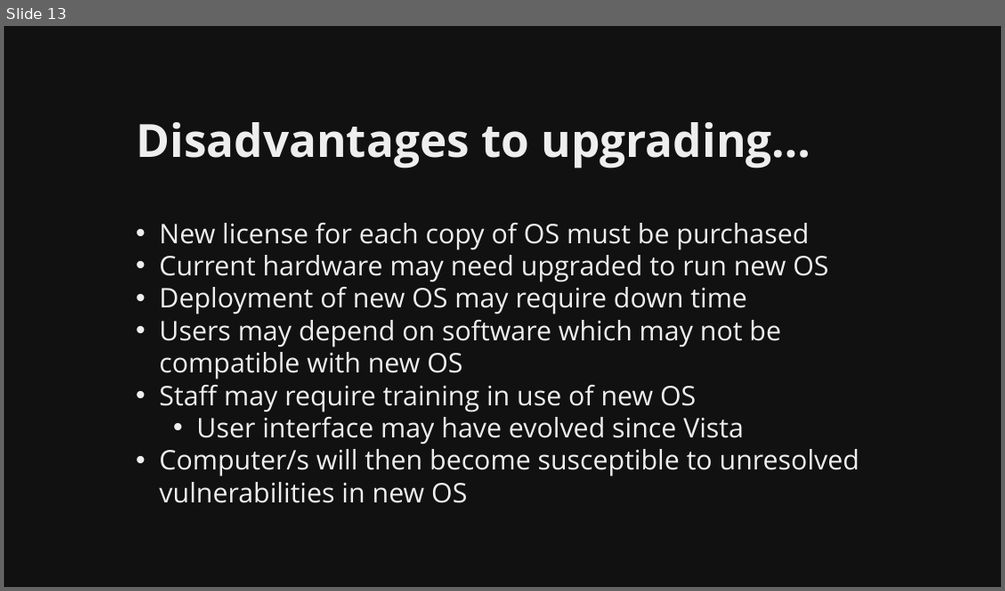
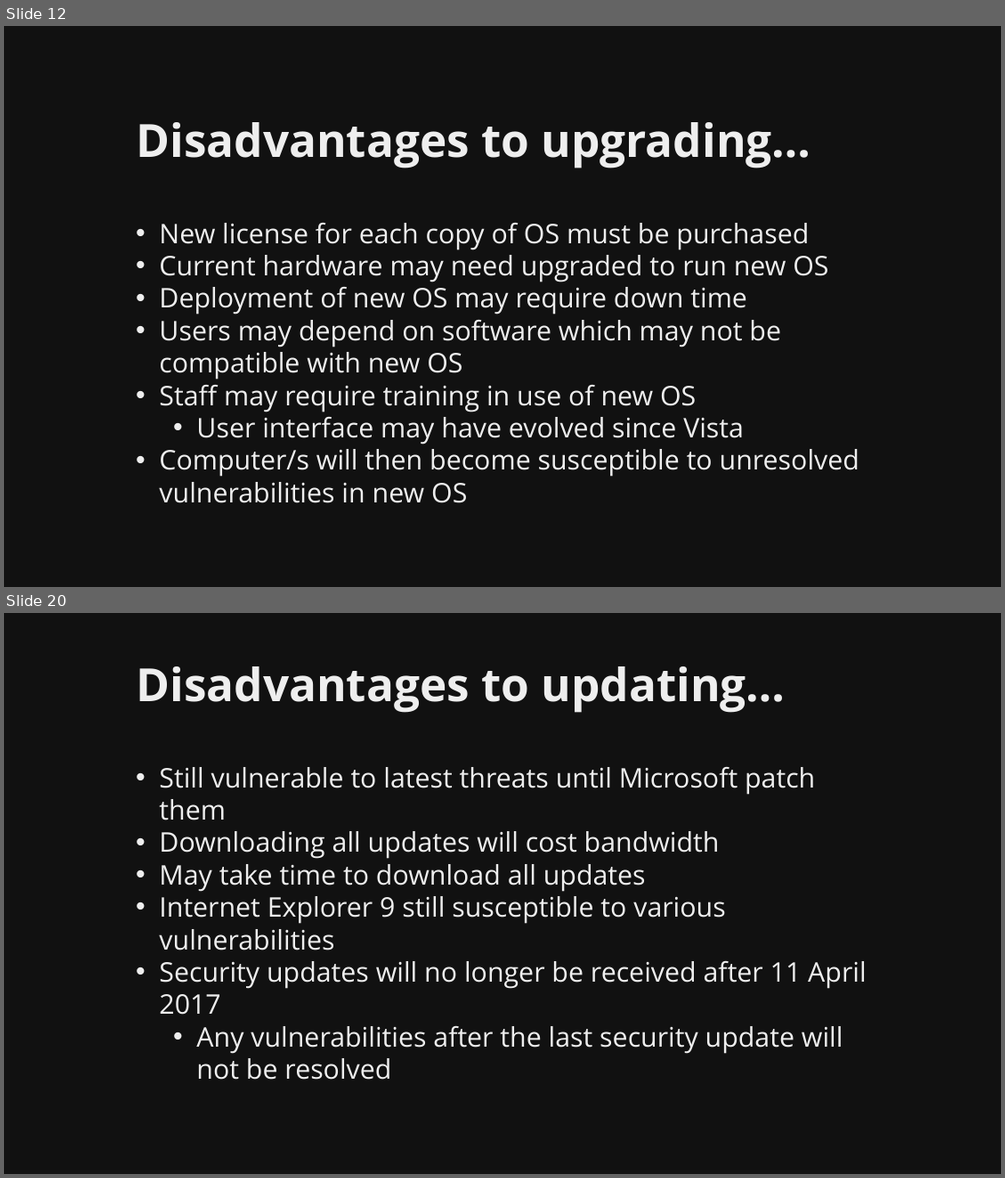
Before and after one commit to martymcflywa/ecu, a slide deck: year_1/sem_2/CSI1101_computer_security/0b_assignment_2_[22MAY15_0900]/dev/CSI1101_PONCE_A2_v01.pptx. Shown one above the other, each under a label of ours: slide 13 before the commit, slides 12 and 20 after it; the slides between them are not shown. The pictures are 1005x591 and 1005x1178 pixels, drawn with LibreOffice and Linux fonts; fonts in the diff are those of the drawing. Boxes give left, top, right and bottom in pixels: in the first picture for what was removed or moved away, otherwise in the second. Text is boxed around its words. In the diff, an @@ line names an element or a change of style, - is before the commit and + after.

```diff
--- a/year_1/sem_2/CSI1101_computer_security/0b_assignment_2_[22MAY15_0900]/dev/CSI1101_PONCE_A2_v01.pptx
+++ b/year_1/sem_2/CSI1101_computer_security/0b_assignment_2_[22MAY15_0900]/dev/CSI1101_PONCE_A2_v01.pptx
@@ slide 20 added at (4,613,1001,1174), background #111111 @@
@@ title added at (136,666,785,713), 44 pt, text #EEEEEE, bold @@
+Disadvantages to updating…
@@ text added at (159,767,866,1079), 26 pt, text #EEEEEE @@
+• Still vulnerable to latest threats until Microsoft patch them
+• Downloading all updates will cost bandwidth
+• May take time to download all updates
+• Internet Explorer 9 still susceptible to various vulnerabilities
+• Security updates will no longer be received after 11 April 2017
+  • Any vulnerabilities after the last security update will not be resolved
@@ what was slide 13 is now slide 12 @@
```
Also in this commit, not shown: 4 slides changed, 7 other slides added, 1 slide removed, 3 other files.
